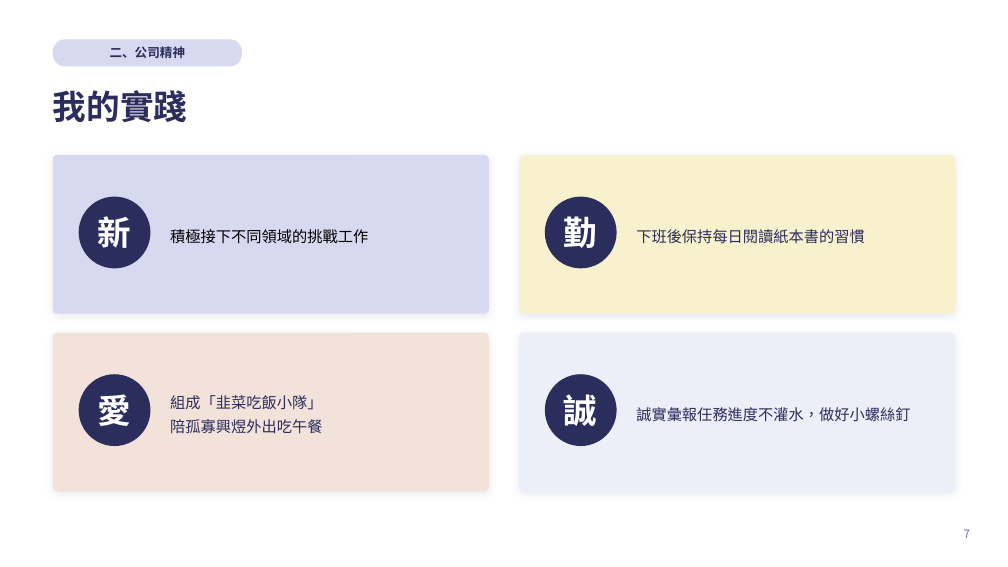
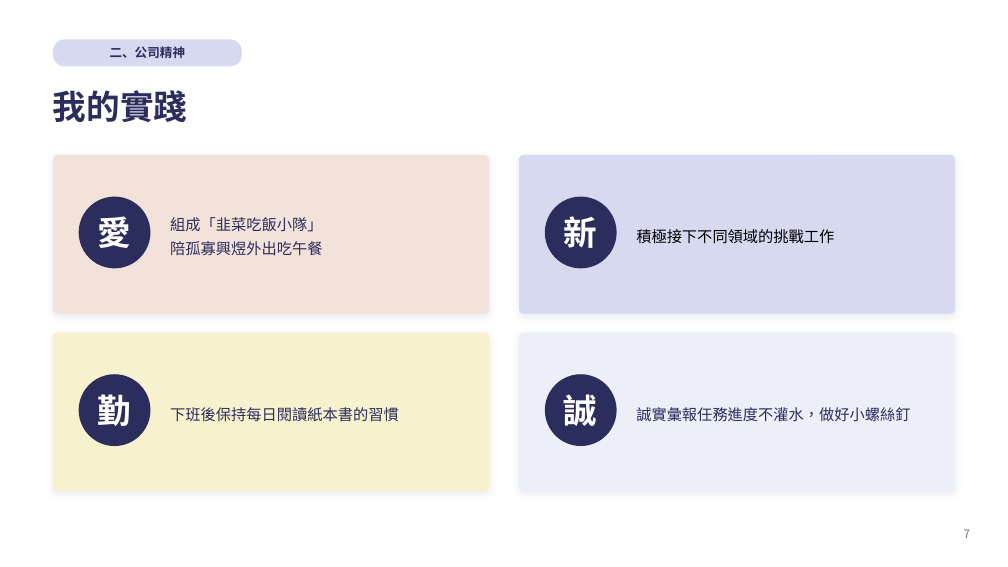
Before and after one commit to kirihuang-bit/freshman-report, a slide deck: slide 7 of 黃家朗新人報告.pptx. Drawn at 1008x567 pixels with LibreOffice and Linux fonts; fonts in the diff are those of the drawing. Boxes give left, top, right and bottom in pixels: in the first picture for what was removed or moved away, otherwise in the second. Text is boxed around its words. In the diff, an @@ line names an element or a change of style, - is before the commit and + after.

```diff
--- a/黃家朗新人報告.pptx
+++ b/黃家朗新人報告.pptx
@@ rounded rectangle: place and size @@
-rounded rectangle at <box>53,333,489,492</box>
+rounded rectangle at <box>53,155,489,314</box>
@@ 2 texts, 1 rounded rectangle: place and size @@
-2 texts, 1 rounded rectangle at <box>53,155,489,314</box>
+2 texts, 1 rounded rectangle at <box>520,155,956,314</box>
@@ text "愛": place and size @@
-text "愛" at <box>98,394,132,426</box>
+text "愛" at <box>98,216,132,248</box>
@@ text "組成「韭菜吃飯小隊」": place and size @@
-text "組成「韭菜吃飯小隊」" at <box>170,395,322,434</box>
+text "組成「韭菜吃飯小隊」" at <box>170,217,322,256</box>
@@ rounded rectangle: place and size @@
-rounded rectangle at <box>520,155,956,314</box>
+rounded rectangle at <box>53,333,489,492</box>
@@ text "勤": place and size @@
-text "勤" at <box>564,216,598,248</box>
+text "勤" at <box>98,394,132,426</box>
@@ text "下班後保持每日閱讀紙本書的習慣": place and size @@
-text "下班後保持每日閱讀紙本書的習慣" at <box>636,229,865,244</box>
+text "下班後保持每日閱讀紙本書的習慣" at <box>170,407,399,422</box>
```
Also in this commit, not shown: 2 other slides changed, 3 slides added, 5 slides removed, 1 other file.
